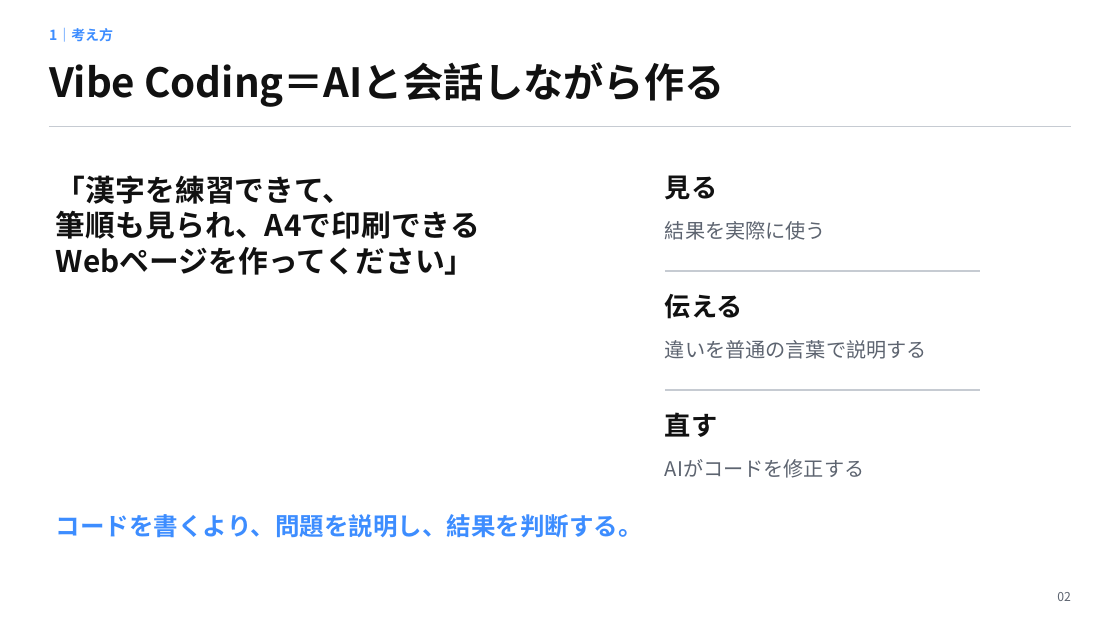
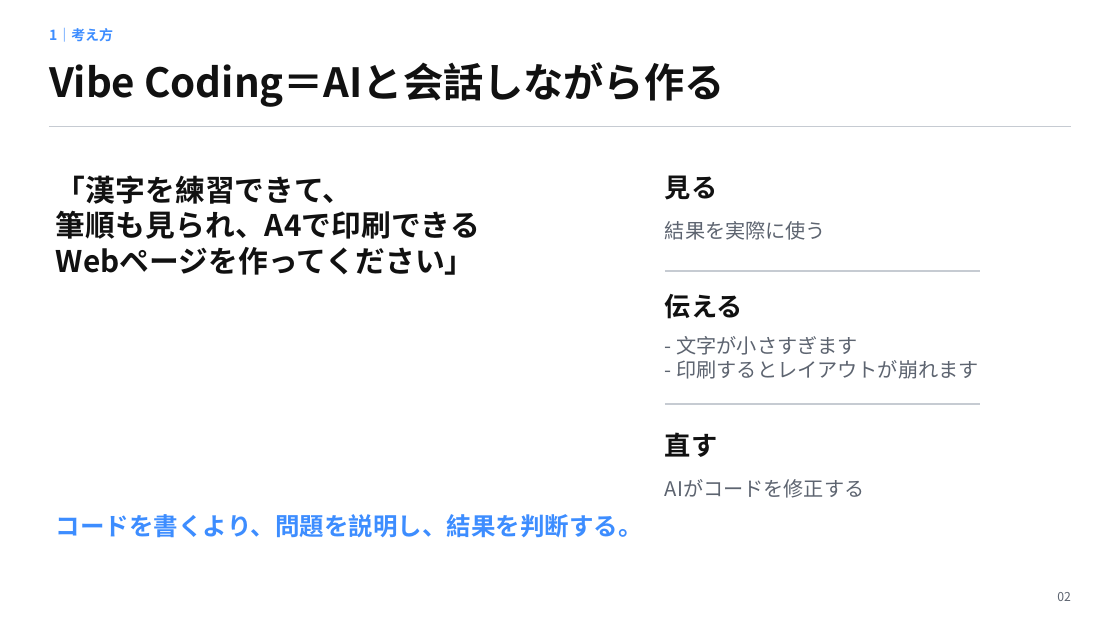
Before and after one commit to newslin-design/newslin-design.github.io, a slide deck: slide 2 of nihonngo/AI教材ツール_共有用_日本語.pptx. Drawn at 1120x630 pixels with LibreOffice and Linux fonts; fonts in the diff are those of the drawing. Boxes give left, top, right and bottom in pixels: in the first picture for what was removed or moved away, otherwise in the second. Text is boxed around its words. In the diff, an @@ line names an element or a change of style, - is before the commit and + after.

```diff
--- a/nihonngo/AI教材ツール_共有用_日本語.pptx
+++ b/nihonngo/AI教材ツール_共有用_日本語.pptx
@@ text at [676,336,978,379]: text changed @@
-違いを普通の言葉で説明する
+- 文字が小さすぎます
+- 印刷するとレイアウトが崩れます
@@ line moved from (665, 391) - (981, 391) to (665, 404) - (981, 404) @@
@@ text "直す": place and size @@
-text "直す" at [665,412,718,437]
+text "直す" at [665,432,718,457]
@@ text "AIがコードを修正する": place and size @@
-text "AIがコードを修正する" at [665,459,864,478]
+text "AIがコードを修正する" at [665,479,864,498]
```
Also in this commit, not shown: 6 other slides changed, 1 slide added, 2 other files.
